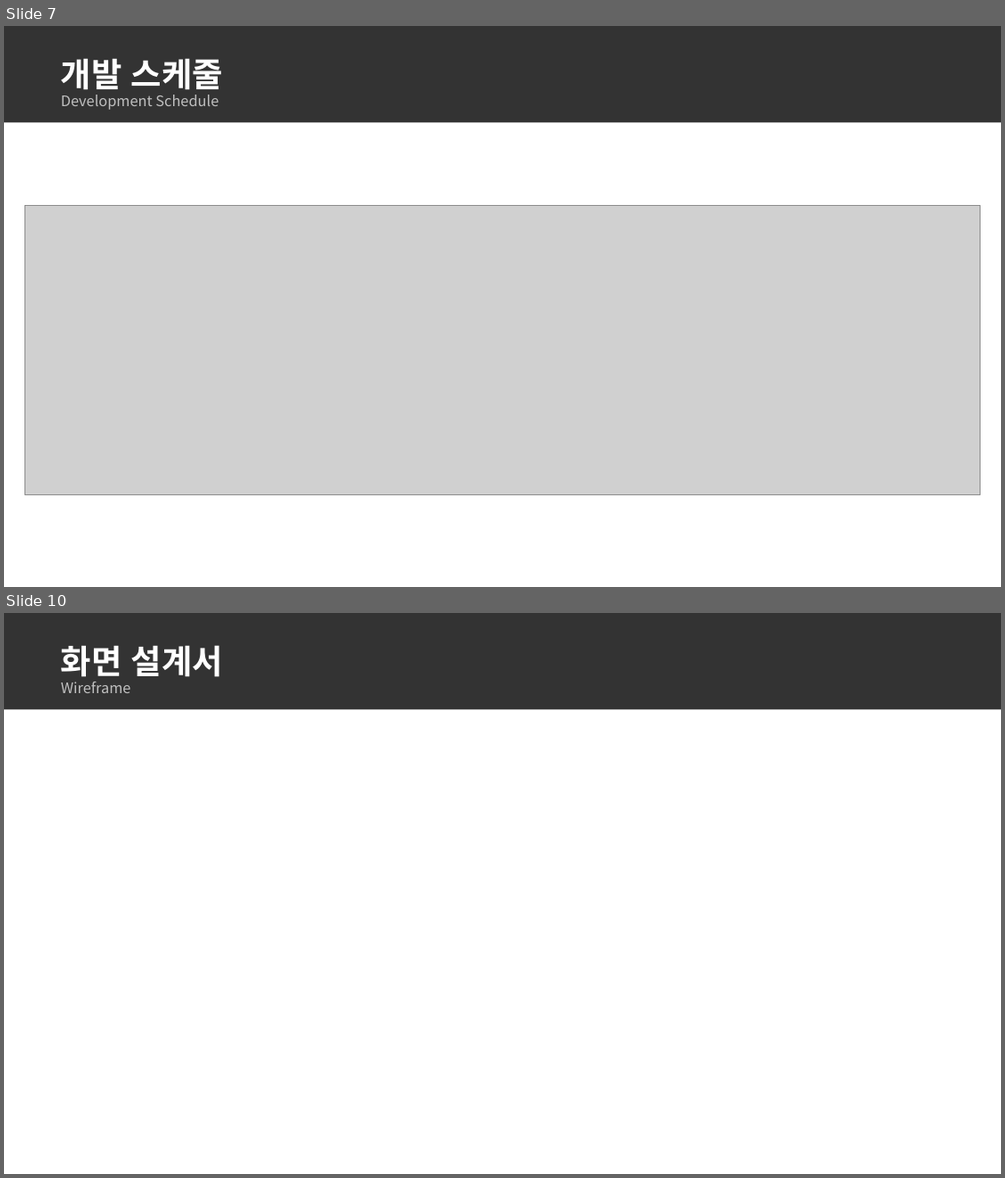
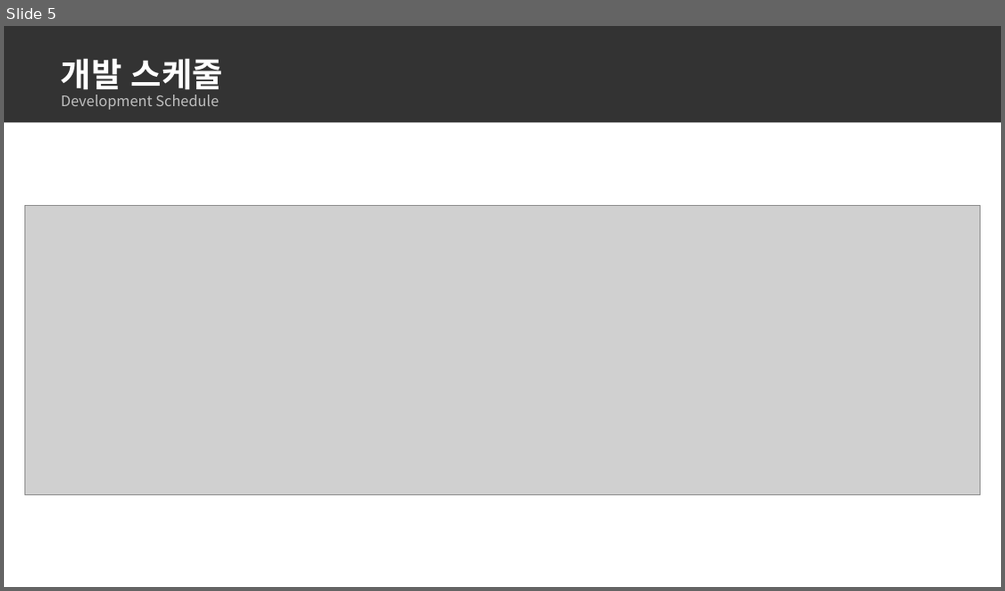
Before and after one commit to dc-inside/LeeSeungChan, a slide deck: 1차 프로젝트/기획서.pptx. Shown one above the other, each under a label of ours: slides 7 and 10 before the commit, slide 5 after it; the slides between them are not shown. The pictures are 1005x1178 and 1005x591 pixels, drawn with LibreOffice and Linux fonts; fonts in the diff are those of the drawing; grey boxes stand for pictures. Boxes give left, top, right and bottom in pixels: in the first picture for what was removed or moved away, otherwise in the second. Text is boxed around its words. In the diff, an @@ line names an element or a change of style, - is before the commit and + after.

```diff
--- a/1차 프로젝트/기획서.pptx
+++ b/1차 프로젝트/기획서.pptx
@@ slide 10 removed at (x1=4, y1=613, x2=1001, y2=1174), background #FFFFFF @@
@@ rectangle removed at (x1=4, y1=613, x2=1001, y2=709) @@
@@ text removed at (x1=61, y1=645, x2=223, y2=693) @@
-화면 설계서
-Wireframe
@@ what was slide 7 is now slide 5 @@
```
Also in this commit, not shown: 2 slides changed, 1 slide added, 5 other slides removed.
